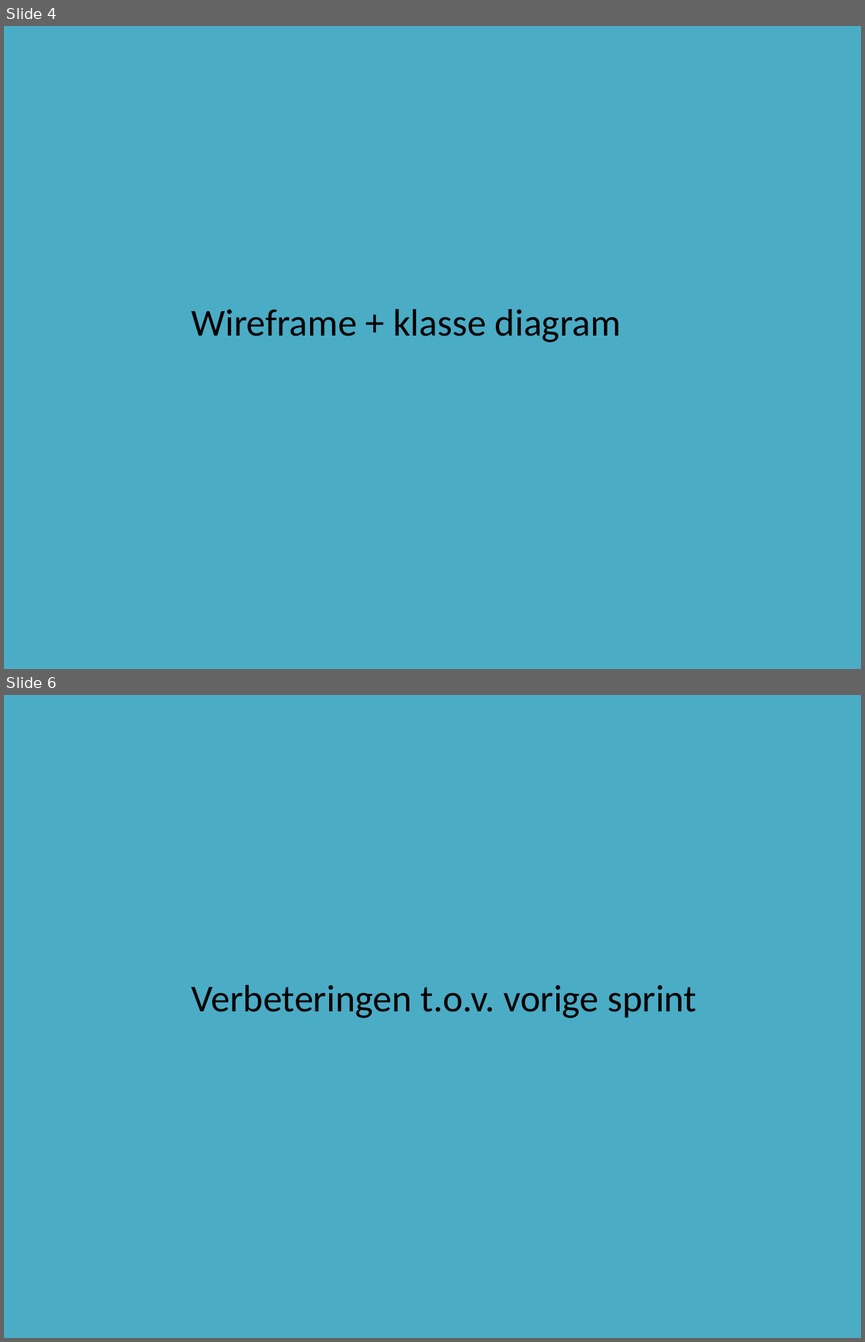
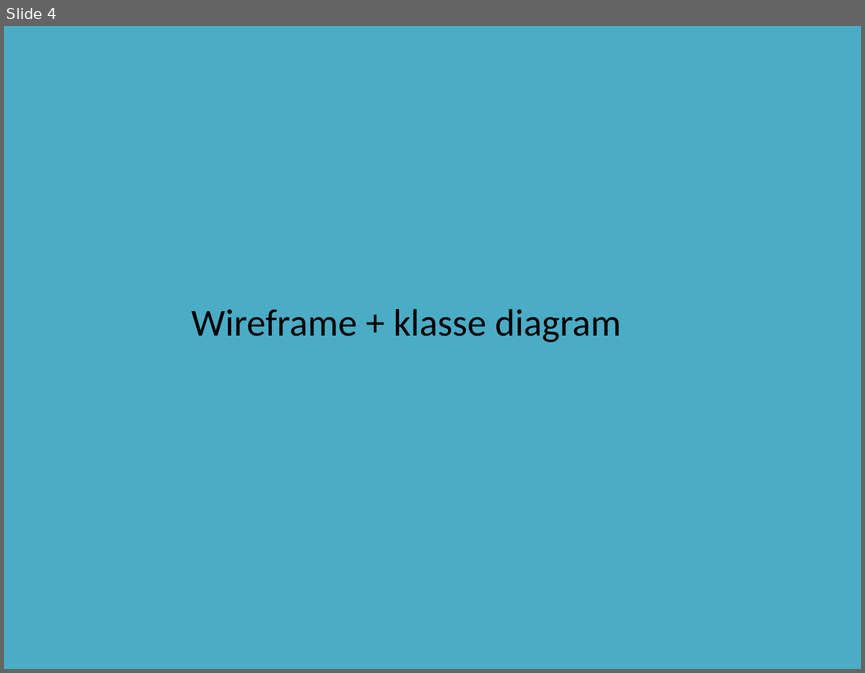
Before and after one commit to DASnoeken/Powerlift_App, a slide deck: Powerlift Powerpoint.pptx. Shown one above the other, each under a label of ours: slides 4 and 6 before the commit, slide 4 after it; the slides between them are not shown. The pictures are 865x1342 and 865x673 pixels, drawn with LibreOffice and Linux fonts; fonts in the diff are those of the drawing. Boxes give left, top, right and bottom in pixels: in the first picture for what was removed or moved away, otherwise in the second. Text is boxed around its words. In the diff, an @@ line names an element or a change of style, - is before the commit and + after.

```diff
--- a/Powerlift Powerpoint.pptx
+++ b/Powerlift Powerpoint.pptx
@@ slide 6 removed at (x1=4, y1=695, x2=861, y2=1338), background #4BACC6 @@
@@ text removed at (x1=191, y1=985, x2=696, y2=1018) @@
-Verbeteringen t.o.v. vorige sprint
```
Also in this commit, not shown: 2 slides changed, 1 slide added, 1 other slide removed.
